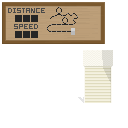
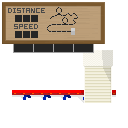
Comparing the layer stacks of the two w=128, h=128 images. Changes:
added layer "Layer 8" above "Layer 6" over <box>12,90,116,100</box>
added layer "Layer 9" above "Layer 5" over <box>13,44,94,53</box>
